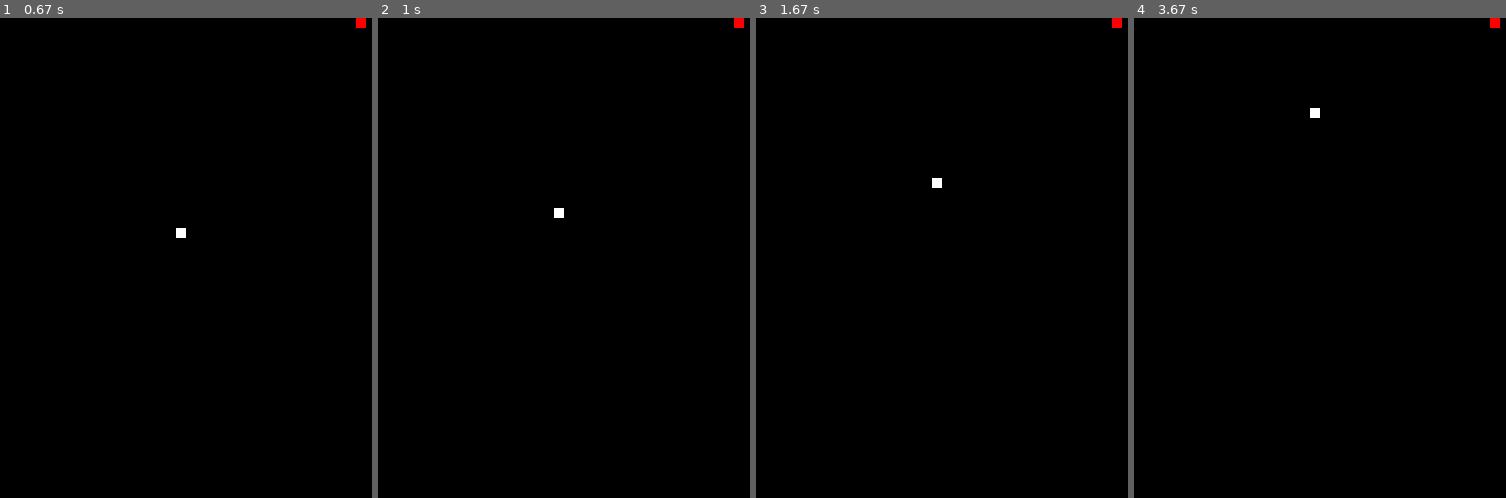
Above: before the commit, frames 1-4 (left to right).
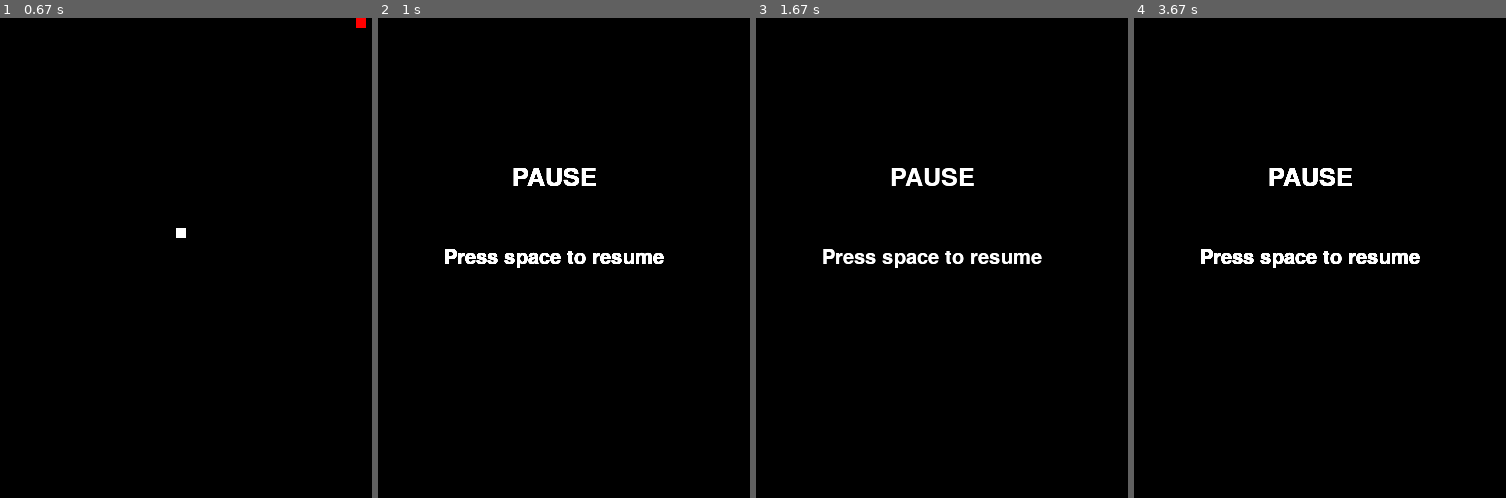
Above: after the commit, the same moments.

Repository: AlbinoMeneguettiNeto/SnakePygame
Game: pygame game, started from Main.py
Two runs of this game, one before a commit and one after it. Both use one fixed random seed, a clock stepped at 60 frames per second and the inputs below.
Inputs:
- Up to frame 1 (0.67 s): click "Start" at 0.38 s
- Up to frame 2 (1 s): tap Space at 0.67 s
- Up to frame 3 (1.67 s): tap Space at 1.03, 1.43 s
- Up to frame 4 (3.67 s): tap Space at 1.73, 1.93, 2.27, 2.57, 2.77, 3.07, 3.33 s; hold Down 3.27-3.57 s

Frame 1 is identical in both runs. In frame 2, 1.6% of the frame differs, in the area x 18-99%, y 0-53%; in frame 3, 1.5%; in frame 4, 1.6%.

Commit message:
Pause adicionado
Adicionado pause e Singleton

Diff:
--- a/Apple.py
+++ b/Apple.py
@@ -1,8 +1,9 @@
 import Settings
+import Singleton
 
 
-class Apple(object):
-    def __init__(self):
+class Apple(Singleton.Singleton):
+    def init(self):
         self.position = (0, 0)
         self.color = Settings.red
         self.randomize()
--- a/Functions.py
+++ b/Functions.py
@@ -1,4 +1,15 @@
 import Settings
+
+
+def my_quit():
+    Settings.pygame.quit()
+    Settings.sys.exit()
+
+
+def my_range(start, stop, step=1):
+    while start <= stop:
+        yield start
+        start += step
 
 
 def draw_box(surface, color, pos):
@@ -9,7 +20,7 @@
 def check_eat(snake, apple):
     if snake.get_head_position() == apple.position:
         snake.length += 1
-        Settings.points += 1
+        snake.points += 1
         apple.randomize()
 
 
--- a/Main.py
+++ b/Main.py
@@ -1,24 +1,16 @@
-import sys
 import time
 import Settings
-import Snake
 import Apple
-import Menu
-
-
-def my_quit():
-    Settings.pygame.quit()
-    sys.exit()
 
 
 def game_loop():
-    snake = Snake.Snake()
+    snake = Settings.Menu.Snake.Snake()
     apple = Apple.Apple()
 
     while True:
         for event in Settings.pygame.event.get():
             if event.type == Settings.pygame.QUIT:
-                my_quit()
+                Settings.Functions.my_quit()
             elif event.type == Settings.pygame.KEYDOWN:
                 if event.key == Settings.pygame.K_UP:
                     snake.point(Settings.UP)
@@ -28,8 +20,11 @@
                     snake.point(Settings.LEFT)
                 elif event.key == Settings.pygame.K_RIGHT:
                     snake.point(Settings.RIGHT)
+                elif event.key == Settings.pygame.K_SPACE:
+                    snake.pause()
+                    Settings.Menu.pause(snake)
 
-        Settings.surface.fill((0, 0, 0))
+        Settings.surface.fill(Settings.black)
         snake.move()
         Settings.Functions.check_eat(snake, apple)
         snake.draw(Settings.surface)
@@ -41,4 +36,4 @@
 
 
 if __name__ == '__main__':
-    Menu.intro(game_loop, my_quit)
+    Settings.Menu.intro(game_loop, Settings.Functions.my_quit)
--- a/Menu.py
+++ b/Menu.py
@@ -2,43 +2,26 @@
 import Snake
 
 
-def lose(start, highscore):
-    menu = True
-    while menu:
+def pause(snake):
+    Settings.screen.fill(Settings.black)
+    while True:
         for event in Settings.pygame.event.get():
             if event.type == Settings.pygame.QUIT:
-                Settings.pygame.quit()
-                Settings.sys.exit()
+                Settings.Functions.my_quit()
+            elif event.type == Settings.pygame.KEYDOWN:
+                if event.key == Settings.pygame.K_SPACE:
+                    snake.resume()
+                    Settings.Main.game_loop()
 
-            Settings.screen.fill((0, 0, 0))
-            large_text = Settings.pygame.font.Font('freesansbold.ttf', 25)
-            text_surface, text_rect = Settings.Functions.text_objects('Score: ' + str(Settings.points), large_text, Settings.white)
-            text_rect.center = ((Settings.SWidth/2), (Settings.SHeight/3))
-            Settings.screen.blit(text_surface, text_rect)
+        large_text = Settings.pygame.font.Font('freesansbold.ttf', 25)
+        normal_text = Settings.pygame.font.Font('freesansbold.ttf', 20)
+        text_surface, text_rect = Settings.Functions.text_objects('PAUSE', large_text, Settings.white)
+        text_surface2, text_rect2 = Settings.Functions.text_objects('Press space to resume', normal_text, Settings.white)
+        text_rect.center = ((Settings.SWidth/2), (Settings.SHeight/3))
+        text_rect2.center = ((Settings.SWidth/2), (Settings.SHeight/2))
 
-            Settings.Functions.button('Start', 150, (Settings.SHeight / 2), 100, 30, Settings.lightgray, Settings.white, Settings.black, start)
-            Settings.Functions.button('Highscore', 380, (Settings.SHeight / 2), 100, 30, Settings.lightgray, Settings.white, Settings.black, highscore)
-
-            Settings.pygame.display.update()
-            Settings.clock.tick(30)
-
-
-def intro(start, myquit):
-    menu = True
-    while menu:
-        for event in Settings.pygame.event.get():
-            if event.type == Settings.pygame.QUIT:
-                Settings.pygame.quit()
-                Settings.sys.exit()
-
-        Settings.screen.fill((0, 0, 0))
-        large_text = Settings.pygame.font.Font('freesansbold.ttf', 25)
-        text_surface, text_rect = Settings.Functions.text_objects("Snake Game", large_text, Settings.white)
-        text_rect.center = ((Settings.SWidth/2), (Settings.SHeight/3))
         Settings.screen.blit(text_surface, text_rect)
-
-        Settings.Functions.button('Start', 150, (Settings.SHeight / 2), 100, 30, Settings.lightgray, Settings.white, Settings.black, start)
-        Settings.Functions.button('Quit', 380, (Settings.SHeight / 2), 100, 30, Settings.lightgray, Settings.white, Settings.black, myquit)
+        Settings.screen.blit(text_surface2, text_rect2)
 
         Settings.pygame.display.update()
         Settings.clock.tick(30)
@@ -48,9 +31,9 @@
     while True:
         for event in Settings.pygame.event.get():
             if event.type == Settings.pygame.QUIT:
-                Settings.pygame.quit()
-                Settings.sys.exit()
-        Settings.screen.fill((0, 0, 0))
+                Settings.Functions.my_quit()
+
+        Settings.screen.fill(Settings.black)
         normal_text = Settings.pygame.font.Font('freesansbold.ttf', 20)
         large_text = Settings.pygame.font.Font('freesansbold.ttf', 25)
         title_surface, title_rect = Settings.Functions.text_objects("Highscores:", large_text, Settings.white)
@@ -65,11 +48,44 @@
                 Settings.screen.blit(text_surface, text_rect)
         Settings.Functions.button('Start', (Settings.SWidth/2-50), (text_rect[1]+100), 100, 30, Settings.lightgray, Settings.white, Settings.black, Settings.Main.game_loop)
 
+        Settings.pygame.display.update()
+        Settings.clock.tick(30)
+
+
+def lose(start, highscore):
+    while True:
+        for event in Settings.pygame.event.get():
+            if event.type == Settings.pygame.QUIT:
+                Settings.Functions.my_quit()
+
+        Settings.screen.fill(Settings.black)
+        large_text = Settings.pygame.font.Font('freesansbold.ttf', 25)
+        text_surface, text_rect = Settings.Functions.text_objects('Score: ' + str(Settings.points), large_text, Settings.white)
+        text_rect.center = ((Settings.SWidth/2), (Settings.SHeight/3))
+        Settings.screen.blit(text_surface, text_rect)
+
+        Settings.Functions.button('Start', 150, (Settings.SHeight / 2), 100, 30, Settings.lightgray, Settings.white, Settings.black, start)
+        Settings.Functions.button('Highscore', 380, (Settings.SHeight / 2), 100, 30, Settings.lightgray, Settings.white, Settings.black, highscore)
 
         Settings.pygame.display.update()
         Settings.clock.tick(30)
 
 
+def intro(start, myquit):
+    menu = True
+    while menu:
+        for event in Settings.pygame.event.get():
+            if event.type == Settings.pygame.QUIT:
+                Settings.Functions.my_quit()
 
-if __name__ == '__main__':
-    show_highscores()
+        Settings.screen.fill(Settings.black)
+        large_text = Settings.pygame.font.Font('freesansbold.ttf', 25)
+        text_surface, text_rect = Settings.Functions.text_objects("Snake Game", large_text, Settings.white)
+        text_rect.center = ((Settings.SWidth/2), (Settings.SHeight/3))
+        Settings.screen.blit(text_surface, text_rect)
+
+        Settings.Functions.button('Start', 150, (Settings.SHeight / 2), 100, 30, Settings.lightgray, Settings.white, Settings.black, start)
+        Settings.Functions.button('Quit', 380, (Settings.SHeight / 2), 100, 30, Settings.lightgray, Settings.white, Settings.black, myquit)
+
+        Settings.pygame.display.update()
+        Settings.clock.tick(30)
--- a/Settings.py
+++ b/Settings.py
@@ -15,6 +15,9 @@
 
 fps = 5
 pygame.init()
+a = pygame.image.load('icon.png')
+pygame.display.set_caption('Snake')
+pygame.display.set_icon(a)
 fpsClock = pygame.time.Clock()
 
 SWidth, SHeight = 640, 480
@@ -26,6 +29,7 @@
 DOWN = (0, 1)
 LEFT = (-1, 0)
 RIGHT = (1, 0)
+PAUSE = (0, 0)
 
 screen = pygame.display.set_mode((SWidth, SHeight), 0, 32)
 surface = pygame.Surface(screen.get_size())
--- /dev/null
+++ b/Singleton.py
@@ -0,0 +1,11 @@
+class Singleton(object):
+    def __new__(cls, *args, **kwds):
+        it = cls.__dict__.get("__it__")
+        if it is not None:
+            return it
+        cls.__it__ = it = object.__new__(cls)
+        it.init(*args, **kwds)
+        return it
+
+    def init(self, *args, **kwds):
+        pass
--- a/Snake.py
+++ b/Snake.py
@@ -1,8 +1,9 @@
 import Settings
+import Singleton
 
 
-class Snake(object):
-    def __init__(self):
+class Snake(Singleton.Singleton):
+    def init(self):
         self.lose()
         self.color = (255, 255, 255)
 
@@ -13,7 +14,7 @@
         self.length = 1
         self.position = [((Settings.SWidth / 2), (Settings.SHeight / 2))]
         self.direction = Settings.random.choice([Settings.UP, Settings.DOWN, Settings.LEFT, Settings.RIGHT])
-        Settings.points = 0
+        self.points = 0
 
     def point(self, point):
         if self.length > 1 and (point[0] * -1, point[1] * -1) == self.direction:
@@ -26,8 +27,10 @@
         x, y = self.direction
         new = (((cur[0] + (x * Settings.GRIDSIZE)) % Settings.SWidth), (cur[1] + (y*Settings.GRIDSIZE)) % Settings.SHeight)
         if len(self.position) > 2 and new in self.position[2:]:
+            Settings.points = self.points
             Settings.highscore.append(Settings.points)
             Settings.highscore = sorted(Settings.highscore, reverse=True)
+            self.lose()
             Settings.Menu.lose(Settings.Main.game_loop, Settings.Menu.show_highscores)
         else:
             self.position.insert(0, new)
@@ -37,3 +40,10 @@
     def draw(self, surface):
         for p in self.position:
             Settings.Functions.draw_box(surface, self.color, p)
+
+    def pause(self):
+        self.las_dir = self.direction
+        self.direction = Settings.PAUSE
+
+    def resume(self):
+        self.direction = self.las_dir
Binary file added: icon.png
